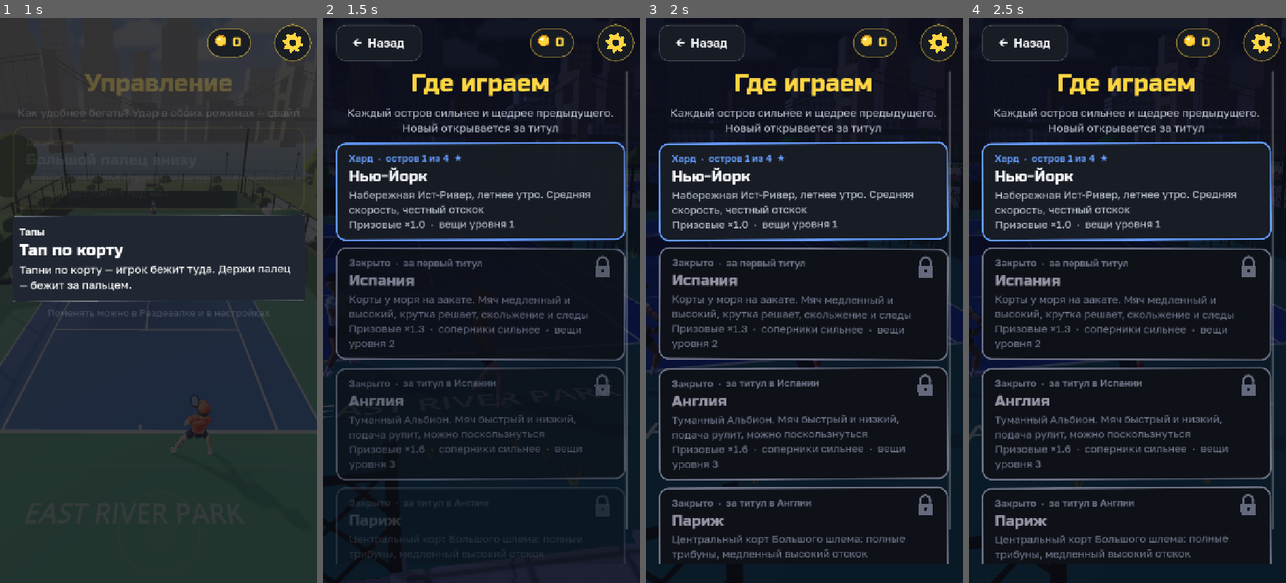
Above: before the commit, frames 1-4 (left to right).
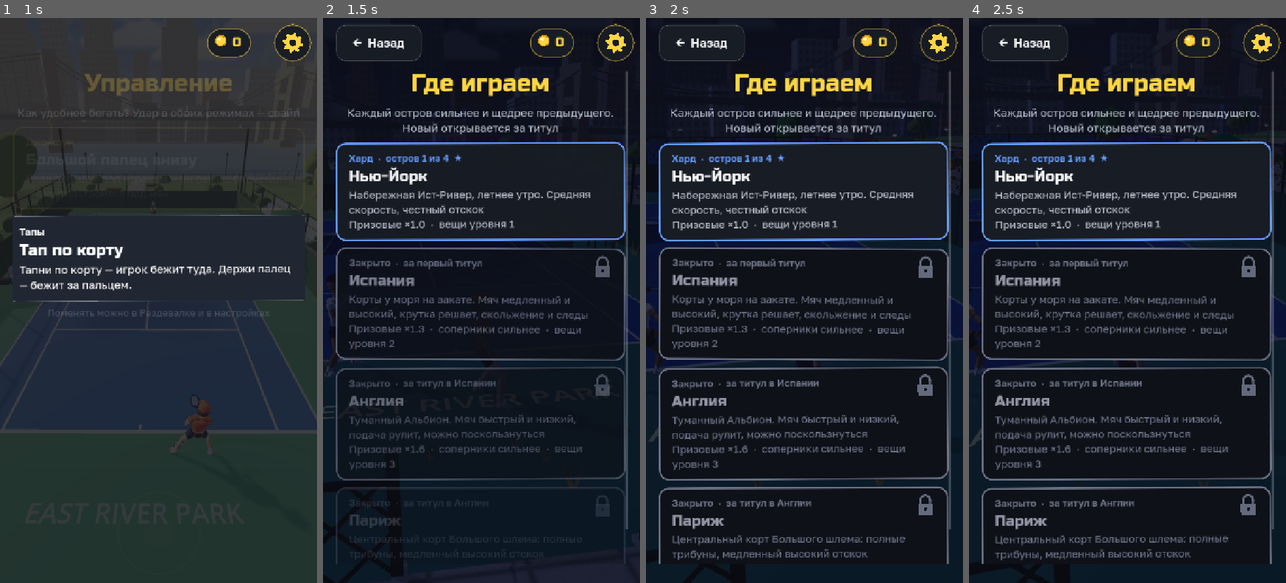
Above: after the commit, the same moments.

Repository: raqavifeb155-lgtm/tennisisi
Game: Godot game, scene res://scenes/main.tscn
Two runs of this game, one before a commit and one after it. Both use one fixed random seed, a clock stepped at 60 frames per second and the inputs below.
Inputs (mouse positions are in pixels of both pictures, inside the frame that each line leads up to):
- Up to frame 1 (1 s): move the mouse to (228, 272) at 0.52 s; hold D from 0.53 s (still down); click (228, 272) at 0.67 s
- Up to frame 2 (1.5 s): release D at 1.25 s; click "НОВАЯ ИГРА" at 1.25 s
- Up to frame 3 (2 s): no input
- Up to frame 4 (2.5 s): drag from (1064, 328) to (1111, 413) at 2.02 s

Frame 1 is identical in both runs. In frame 2, 0.2% of the frame differs, in the area x 0-100%, y 13-100%; in frame 3, 0.5%; in frame 4, 0.6%, in the area x 0-100%, y 0-76%.

Commit message:
H: the camera stays out of the gate (rises and looks down near it), people as rounded figures that stop for the hero, slower strollers, a view test
Co-Authored-By: Claude Sonnet 5.5 <noreply@anthropic.com>

Diff:
--- a/scripts/club/club_camera.gd
+++ b/scripts/club/club_camera.gd
@@ -50,13 +50,18 @@
 		return BACK
 	var back_dir := -forward_of(yaw)
 	var d := BACK
+	# The gate's arch, beam and sign hang over the way in: the camera never goes through
+	# them to the street while the hero is inside (it stays a metre short, close above him).
+	if p.z < ClubLevels.GATE_Z - 0.3 and back_dir.z > 0.05 and absf(p.x + back_dir.x * (ClubLevels.GATE_Z - p.z) / back_dir.z) < 7.0:
+		var reach := (ClubLevels.GATE_Z - 1.3 - p.z) / back_dir.z
+		d = minf(d, maxf(reach, 0.3))
 	var from := Vector2(p.x, p.z)
 	var step := 0.5
 	var t := 1.5
 	while t <= BACK:
 		var q := from + Vector2(back_dir.x, back_dir.z) * t
 		if walk.blocked(q, 0.15):
-			d = maxf(t - 0.8, MIN_BACK)
+			d = minf(d, maxf(t - 0.8, MIN_BACK))
 			break
 		t += step
 	return d
@@ -73,12 +78,13 @@
 
 func _follow_pos() -> Vector3:
 	var p := target.global_position
-	return p - forward_of(yaw) * _back + Vector3(0.0, HEIGHT, 0.0)
+	# pulled in by a wall or the gate, the camera rises: it looks down on him, he doesn't fill the frame
+	return p - forward_of(yaw) * _back + Vector3(0.0, HEIGHT + clampf(BACK - _back, 0.0, 6.0) * 0.5, 0.0)
 
 
 func _follow_look() -> Vector3:
 	var p := target.global_position
-	return p + forward_of(yaw) * AHEAD + Vector3(0.0, LOOK_Y, 0.0)
+	return p + forward_of(yaw) * AHEAD * clampf(_back / BACK, 0.12, 1.0) + Vector3(0.0, LOOK_Y, 0.0)
 
 
 ## Straight to where the camera should be (entering the club, after quick travel). On a
--- a/scripts/club/world/club_crowd.gd
+++ b/scripts/club/world/club_crowd.gd
@@ -6,7 +6,7 @@
 ## draw calls, moved from here each frame (a dozen transforms). The coach, the stands'
 ## fans and the court are others'.
 
-const WALK_SPEED := 1.1
+const WALK_SPEED := 0.75
 const FANS := 8                       # the fence's watchers (the first FANS instances), by the stands' level
 
 ## Routes the strollers walk back and forth along (x, z points), with their lane offset.
@@ -29,6 +29,7 @@
 	var phase := 0.0
 	var lane := 0.0
 	var length := 0.0
+	var cool := 0.0           # after turning away from the hero
 
 class Pigeon:
 	var home := Vector3.ZERO
@@ -130,7 +131,20 @@
 	for i in _walkers.size():
 		var w := _walkers[i]
 		var slot := FANS + i
-		w.s += w.dir * w.speed * WALK_SPEED * delta
+		# never through the hero: one that would meet him stops, then turns round
+		w.cool = maxf(0.0, w.cool - delta)
+		var hp := _hero_pos()
+		var here := _point(w.route, w.s)
+		var to_hero := Vector2(hp.x - here.x, hp.z - here.y)
+		var move := 1.0
+		if to_hero.length() < 2.2:
+			var ahead := _point(w.route, clampf(w.s + w.dir * 0.5, 0.0, w.length)) - here
+			if ahead.length() > 0.01 and ahead.normalized().dot(to_hero.normalized()) > 0.2:
+				move = 0.0
+				if to_hero.length() < 1.5 and w.cool <= 0.0:
+					w.dir = -w.dir
+					w.cool = 3.0
+		w.s += w.dir * w.speed * WALK_SPEED * delta * move
 		if w.s > w.length:
 			w.s = w.length
 			w.dir = -1.0
@@ -219,22 +233,27 @@
 	return mmi
 
 
-## Torso and arms (white: the instance colour is the shirt) and a hairy head.
+## Torso, shoulders and arms (white: the instance colour is the shirt): a rounded figure
+## like the procedural crowds of the other scenery - capsule-ish body, not a box.
 static func _body_mesh() -> ArrayMesh:
 	var s := ClubShapes.new()
-	s.box(Vector3(0.42, 0.55, 0.26), Vector3(0, 1.22, 0), Color.WHITE)
-	for x in [-0.27, 0.27]:
-		s.box(Vector3(0.11, 0.52, 0.13), Vector3(x, 1.2, 0), Color.WHITE)
+	s.ball(0.23, Vector3(0, 1.2, 0), Color.WHITE, Vector3(1.0, 1.35, 0.68), 8, 5)     # chest
+	s.ball(0.2, Vector3(0, 1.0, 0), Color.WHITE, Vector3(1.0, 1.0, 0.7), 8, 4)         # belly
+	for x in [-0.26, 0.26]:
+		s.ball(0.075, Vector3(x, 1.38, 0), Color.WHITE, Vector3(1, 1, 1), 6, 3)         # shoulder
+		s.cyl(0.055, 0.05, 0.5, Vector3(x * 1.08, 1.12, 0.0), Color.WHITE, 6, Vector3(0, 0, -signf(x) * 0.08))
 	return s.build()
 
 
-## Legs (a dark trouser) and the head (skin), tinted together by one colour.
+## Legs (a dark trouser), the neck, the head (skin) and hair, tinted together by one colour.
 static func _legs_mesh() -> ArrayMesh:
 	var s := ClubShapes.new()
 	for x in [-0.1, 0.1]:
-		s.box(Vector3(0.16, 0.85, 0.18), Vector3(x, 0.43, 0), Color("2c3a52"))
-	s.ball(0.15, Vector3(0, 1.66, 0), Color("e3b48a"), Vector3(1, 1.1, 1), 6, 4)
-	s.ball(0.155, Vector3(0, 1.73, 0.02), Color("3b2a1e"), Vector3(1, 0.75, 1), 6, 3)
+		s.cyl(0.085, 0.07, 0.86, Vector3(x, 0.43, 0), Color("2c3a52"), 7)
+		s.ball(0.085, Vector3(x, 0.04, -0.05), Color("f2f0ea"), Vector3(1, 0.55, 1.6), 6, 3)   # a shoe
+	s.cyl(0.06, 0.07, 0.12, Vector3(0, 1.57, 0), Color("e3b48a"), 6)
+	s.ball(0.15, Vector3(0, 1.7, 0), Color("e3b48a"), Vector3(1, 1.1, 1.0), 8, 5)
+	s.ball(0.158, Vector3(0, 1.75, 0.025), Color("3b2a1e"), Vector3(1, 0.7, 1.0), 8, 3)
 	return s.build()
 
 
--- a/tests/club_world_test.gd
+++ b/tests/club_world_test.gd
@@ -245,6 +245,32 @@
 	for id in ["coach", "gate", "locker", "shop", "trophy", "bar", "arena"]:
 		var p: Vector3 = ClubPlaces.find(id)["pos"]
 		check(not w.walk.route(from, Vector2(p.x, p.z)).is_empty(), "a way from the court to %s" % id)
+	# the camera never has a prop, a wall or the gate between it and the hero: the 17 views
+	club.world.focus_room("")
+	var views := [Vector3(0, 0, 25), Vector3(-9.5, 0, 22), Vector3(-6, 0, -36), Vector3(-8, 0, 3), Vector3(10, 0, -24),
+		Vector3(0, 0, 38), Vector3(-14, 0, -12), Vector3(24, 0, 12), Vector3(-26, 0, 30), Vector3(16, 0, 8),
+		Vector3(-14, 0, 36), Vector3(22, 0, 10), Vector3(-20, 0, 8), Vector3(-6, 0, 33), Vector3(0, 0, 21),
+		Vector3(-14, 0, 3), Vector3(0, 0, 30), Vector3(0, 0, 40), Vector3(1, 0, 39.5), Vector3(-1.5, 0, 37)]
+	var yaws := [PI, -PI * 0.5, 0.0, PI * 0.5, -PI * 0.5, 0.0, 0.0, -PI * 0.5, PI, -PI * 0.5, 0.0, 0.0, PI * 0.5, PI, 0.0, -PI * 0.5, 0.0, 0.0, 0.0, 0.0]
+	var hits := []
+	for i in views.size():
+		hero.position = views[i]
+		hero.rotation.y = yaws[i]
+		cam.release(0.0)
+		cam.snap(false)
+		var cam_at := Vector2(cam.global_position.x, cam.global_position.z)
+		var to := Vector2(hero.position.x, hero.position.z)
+		var gate_z: float = ClubLevels.GATE_Z
+		var through_gate: bool = (cam_at.y - gate_z) * (to.y - gate_z) < 0.0 and absf(cam_at.x) < 7.0 and cam.global_position.y < 5.0
+		var n := int(cam_at.distance_to(to) / 0.25)
+		var bad := through_gate
+		for k in range(0, n):
+			var q := cam_at.lerp(to, float(k) / n)
+			if q.distance_to(to) > 1.0 and w.walk.blocked(q, 0.0):
+				bad = true
+		if bad:
+			hits.append("%d@%s" % [i, str(views[i])])
+	check(hits.is_empty(), "nothing stands between the camera and the hero in any view (%s)" % ", ".join(hits))
 	# a match takes the racket back
 	club._on_choice("practice", 0)
 	await _frames(4)
